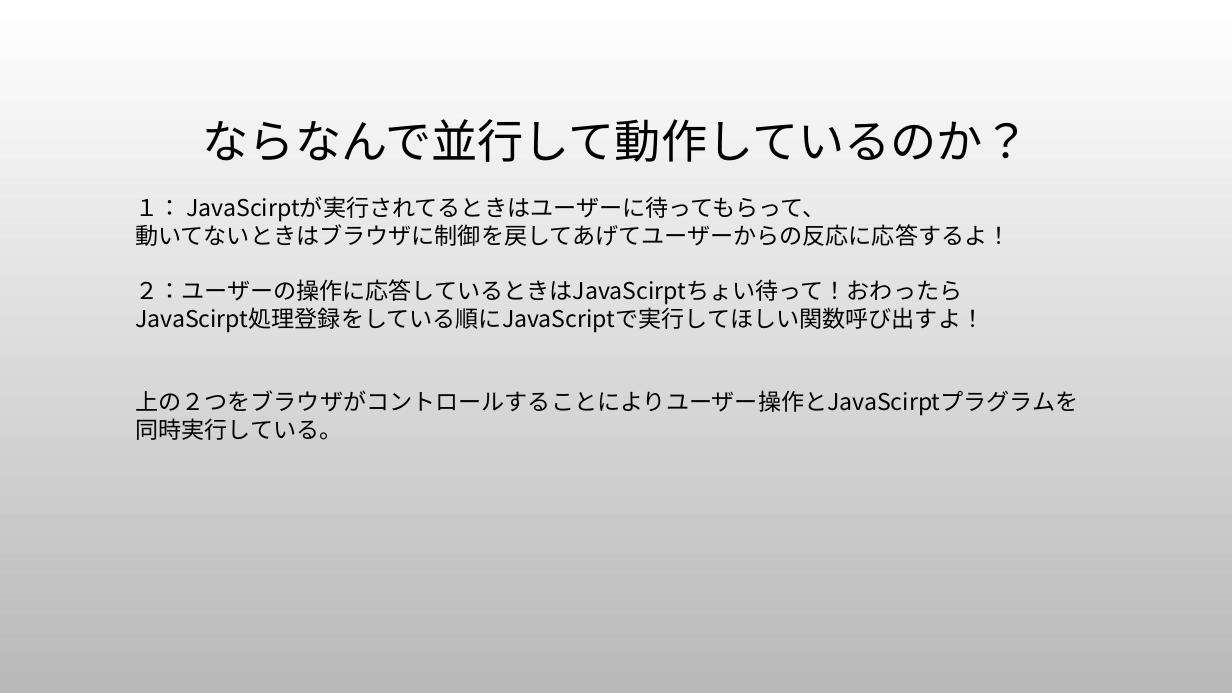
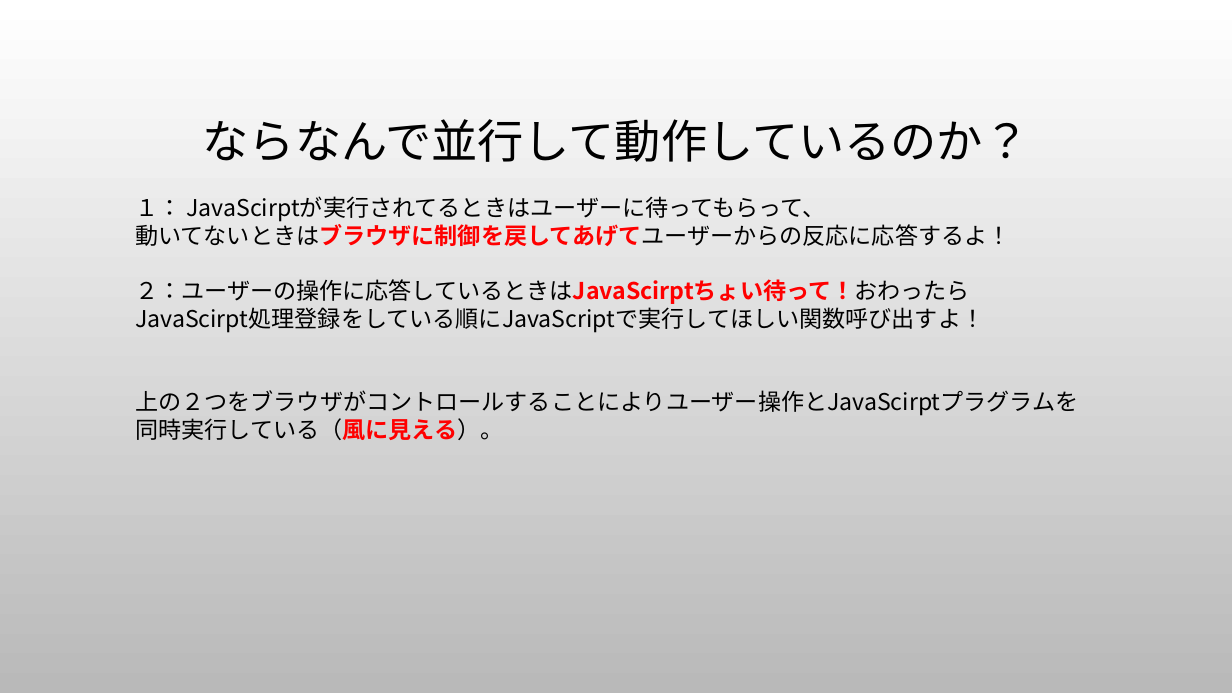
Before and after one commit to hideki-uemura/jsasync_question, a slide deck: slide 10 of 本当は難しいJavaScriptの話.pptx. Drawn at 1232x693 pixels with LibreOffice and Linux fonts; fonts in the diff are those of the drawing; background and template pictures are left out. Boxes give left, top, right and bottom in pixels: in the first picture for what was removed or moved away, otherwise in the second. Text is boxed around its words. In the diff, an @@ line names an element or a change of style, - is before the commit and + after.

```diff
--- a/本当は難しいJavaScriptの話.pptx
+++ b/本当は難しいJavaScriptの話.pptx
@@ text at (135,220,1010,304): text colour #000000 to #FF0000, bold on in "動いてないときはブラウザに制御を戻してあげてユーザーからの反応に応答するよ！", "２：ユーザーの操作に応答しているときはJavaScirptちょい待って！おわったら" @@
@@ text at (135,418,503,440): text changed @@
-同時実行している。
+同時実行している（風に見える）。
```
Also in this commit, not shown: 10 other slides changed, 1 slide added.
